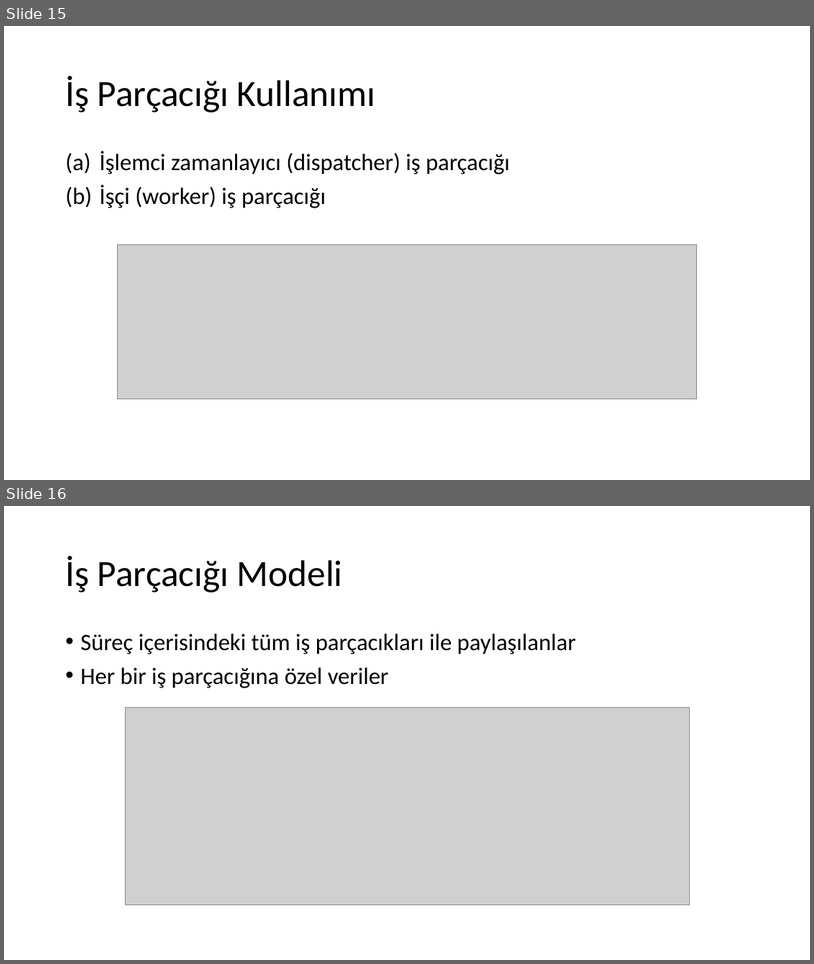
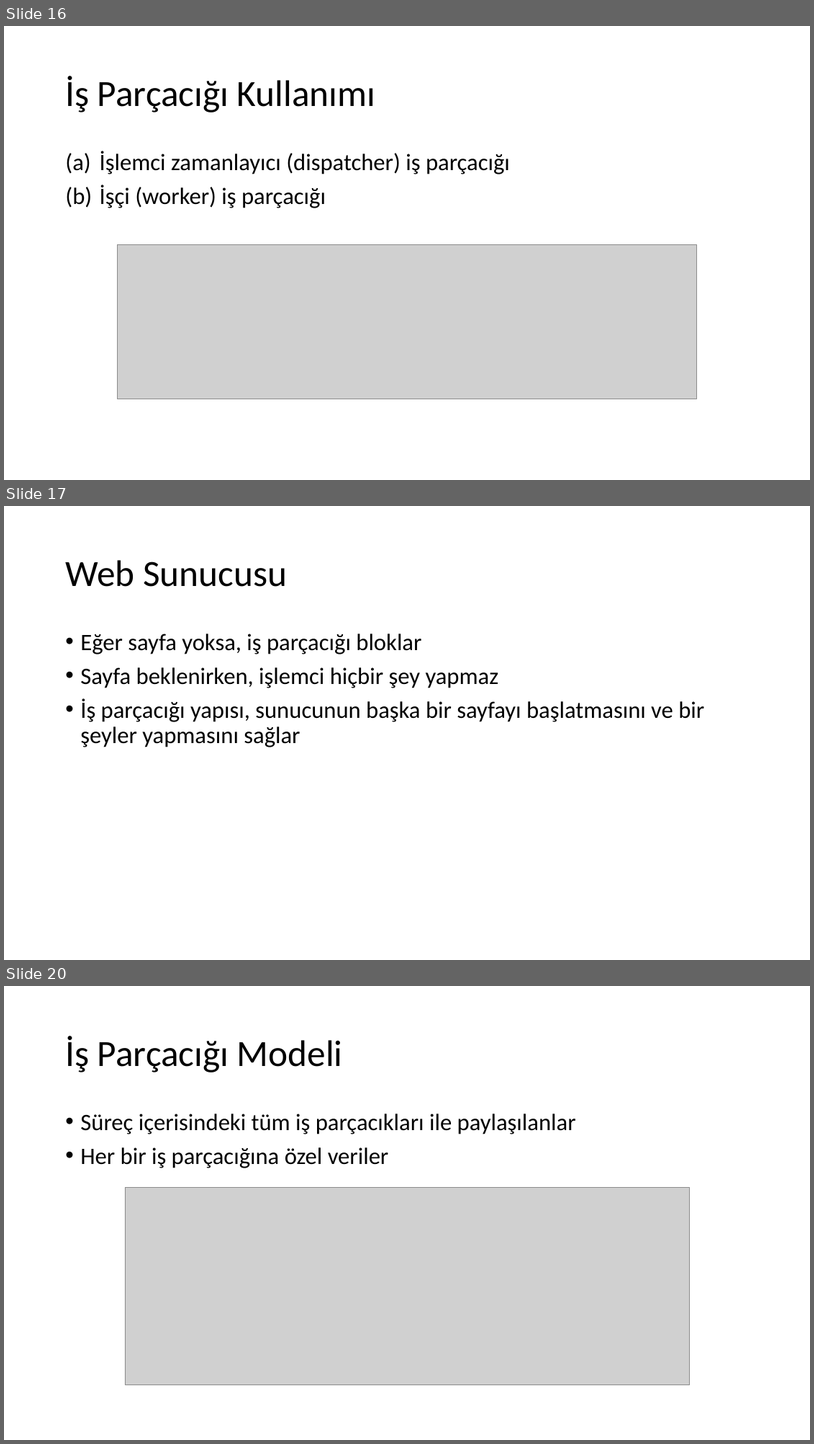
Before and after one commit to sercankulcu/sercankulcu.github.io, a slide deck: assets/teaching/os/2_Bolum_2_Surecler.pptx. Shown one above the other, each under a label of ours: slides 15 and 16 before the commit, slides 16, 17 and 20 after it; the slides between them are not shown. The pictures are 814x964 and 814x1444 pixels, drawn with LibreOffice and Linux fonts; fonts in the diff are those of the drawing; grey boxes stand for pictures. Boxes give left, top, right and bottom in pixels: in the first picture for what was removed or moved away, otherwise in the second. Text is boxed around its words. In the diff, an @@ line names an element or a change of style, - is before the commit and + after.

```diff
--- a/assets/teaching/os/2_Bolum_2_Surecler.pptx
+++ b/assets/teaching/os/2_Bolum_2_Surecler.pptx
@@ slide 17 added at [4,506,810,960], background #FFFFFF @@
@@ title added at [65,560,287,587], 44 pt, text #000000 @@
+Web Sunucusu
@@ text added at [80,633,705,747], 28 pt, text #000000 @@
+• Eğer sayfa yoksa, iş parçacığı bloklar
+• Sayfa beklenirken, işlemci hiçbir şey yapmaz
+• İş parçacığı yapısı, sunucunun başka bir sayfayı başlatmasını ve bir şeyler yapmasını sağlar
@@ what was slide 15 is now slide 16 @@
@@ what was slide 16 is now slide 20 @@
```
Also in this commit, not shown: 1 slide changed, 59 other slides added, 1 slide removed, 2 other files.
